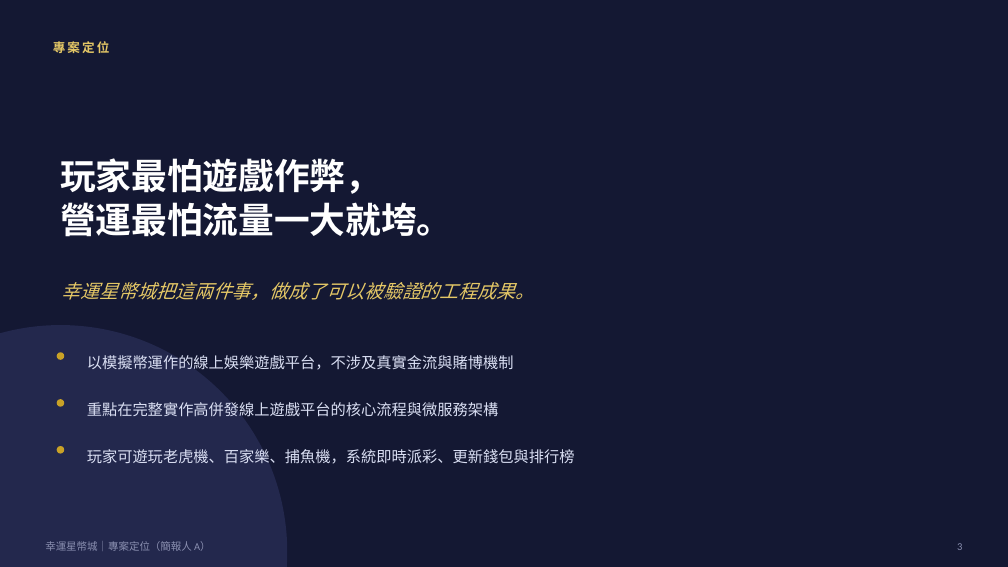
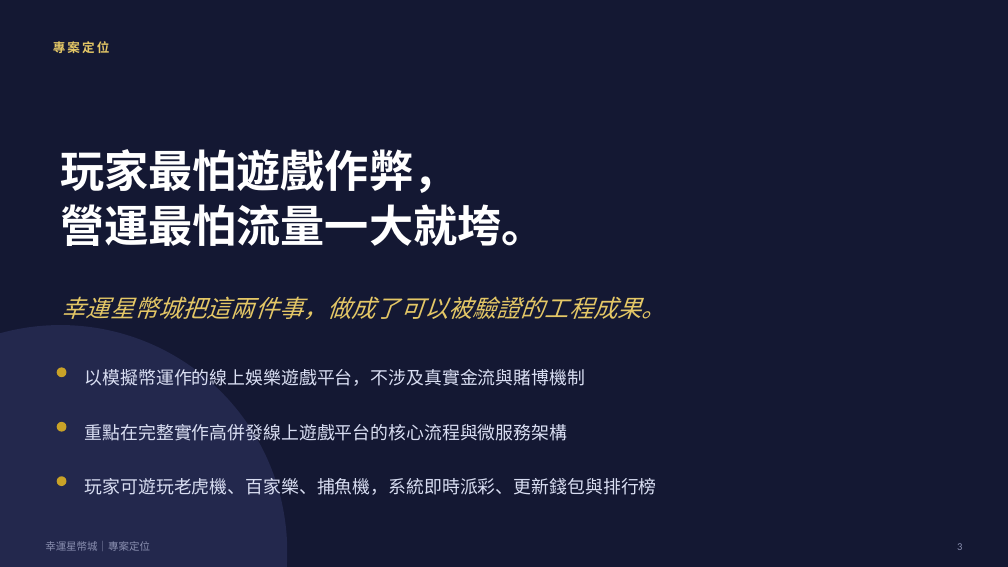
Before and after one commit to opitt2029/Lucky_Star_Casino, a slide deck: slide 4 of docs/report/幸運星幣城-30分鐘簡報-優化版.pptx (slide 3 before the commit). Drawn at 1008x567 pixels with LibreOffice and Linux fonts; fonts in the diff are those of the drawing. Boxes give left, top, right and bottom in pixels: in the first picture for what was removed or moved away, otherwise in the second. Text is boxed around its words. In the diff, an @@ line names an element or a change of style, - is before the commit and + after.

```diff
--- a/docs/report/幸運星幣城-30分鐘簡報-優化版.pptx
+++ b/docs/report/幸運星幣城-30分鐘簡報-優化版.pptx
@@ text "玩家最怕遊戲作弊，" moved from (x1=60, y1=158, x2=452, y2=237) to (x1=60, y1=149, x2=545, y2=246) @@
@@ text "玩家最怕遊戲作弊，" at (x1=60, y1=149, x2=545, y2=246): size 34 to 42 pt; line spacing 42pt to 52pt @@
@@ text "幸運星幣城把這兩件事，做成了可以被驗證的工程成果。" moved from (x1=62, y1=282, x2=534, y2=300) to (x1=62, y1=296, x2=666, y2=320) @@
@@ text "幸運星幣城把這兩件事，做成了可以被驗證的工程成果。" at (x1=62, y1=296, x2=666, y2=320): size 18 to 23 pt @@
@@ text "以模擬幣運作的線上娛樂遊戲平台，不涉及真實金流與賭博機制" moved from (x1=87, y1=355, x2=514, y2=369) to (x1=85, y1=369, x2=586, y2=386) @@
@@ ellipse moved from (x1=57, y1=352, x2=64, y2=360) to (x1=57, y1=368, x2=67, y2=377) @@
@@ text "重點在完整實作高併發線上遊戲平台的核心流程與微服務架構" moved from (x1=87, y1=402, x2=499, y2=416) to (x1=85, y1=424, x2=568, y2=441) @@
@@ ellipse moved from (x1=57, y1=399, x2=64, y2=407) to (x1=57, y1=422, x2=67, y2=432) @@
@@ ellipse moved from (x1=57, y1=446, x2=64, y2=454) to (x1=57, y1=476, x2=67, y2=486) @@
@@ size 14.5 to 17 pt in 3 elements at (x1=85, y1=369, x2=586, y2=386), (x1=85, y1=424, x2=568, y2=441), (x1=85, y1=478, x2=657, y2=495) @@
@@ text "玩家可遊玩老虎機、百家樂、捕魚機，系統即時派彩、更新錢包與排行榜" moved from (x1=87, y1=449, x2=575, y2=464) to (x1=85, y1=478, x2=657, y2=495) @@
@@ text at (x1=45, y1=541, x2=150, y2=551): text changed @@
-幸運星幣城｜專案定位（簡報人 A）
+幸運星幣城｜專案定位
```
Also in this commit, not shown: 13 other slides changed, 4 slides added, 4 other files.
